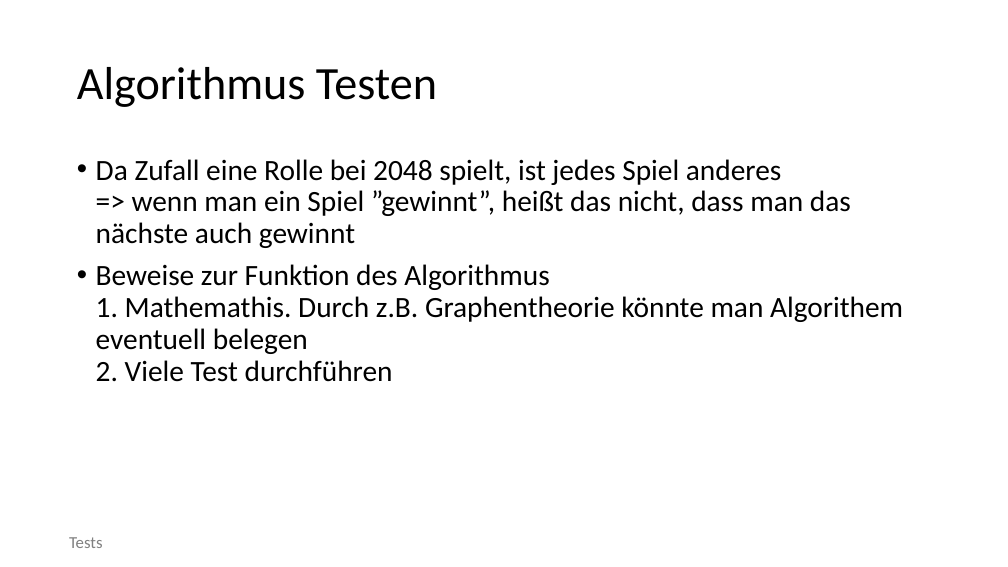
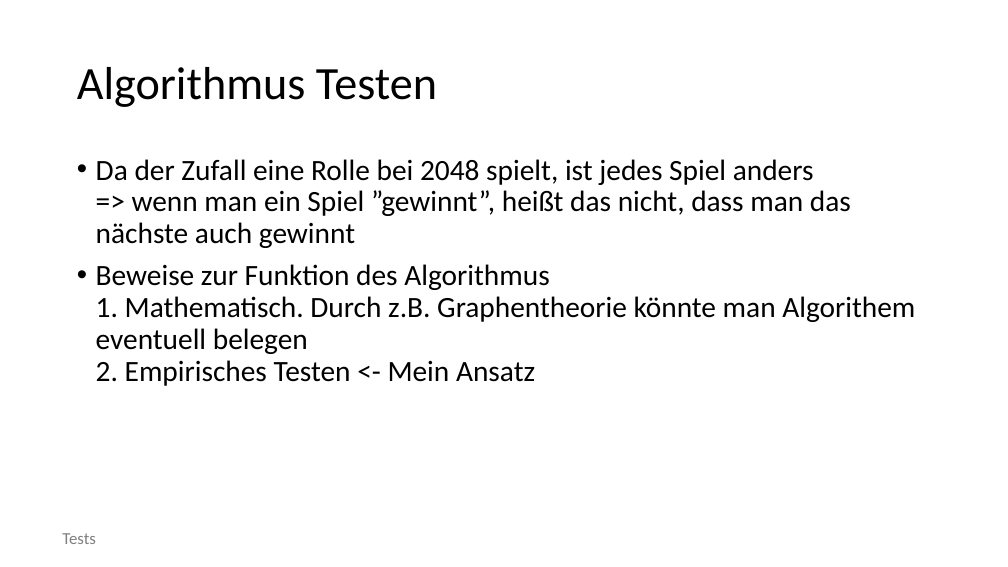
Before and after one commit to semklauke/2048, a slide deck: slide 15 of documentation/Presentation.pptx. Drawn at 1008x567 pixels with LibreOffice and Linux fonts; fonts in the diff are those of the drawing; background and template pictures are left out. Boxes give left, top, right and bottom in pixels: in the first picture for what was removed or moved away, otherwise in the second. Text is boxed around its words. In the diff, an @@ line names an element or a change of style, - is before the commit and + after.

Commit message:
updated presentation

```diff
--- a/documentation/Presentation.pptx
+++ b/documentation/Presentation.pptx
@@ text at (96, 159, 915, 386): text changed @@
-• Da Zufall eine Rolle bei 2048 spielt, ist jedes Spiel anderes
-  => wenn man ein Spiel ”gewinnt”, heißt das nicht, dass man das nächste auch gewinnt
-• Beweise zur Funktion des Algorithmus
-  1. Mathemathis. Durch z.B. Graphentheorie könnte man Algorithem eventuell belegen
-  2. Viele Test durchführen
+• Da der Zufall eine Rolle bei 2048 spielt, ist jedes Spiel anders
+  => wenn man ein Spiel ”gewinnt”, heißt das nicht, dass man das nächste auch gewinnt
+• Beweise zur Funktion des Algorithmus
+  1. Mathematisch. Durch z.B. Graphentheorie könnte man Algorithem eventuell belegen
+  2. Empirisches Testen <- Mein Ansatz
@@ text "Tests": place and size @@
-text "Tests" at (69, 537, 103, 548)
+text "Tests" at (62, 533, 96, 544)
```
Also in this commit, not shown: 14 other slides changed, 1 other file.
